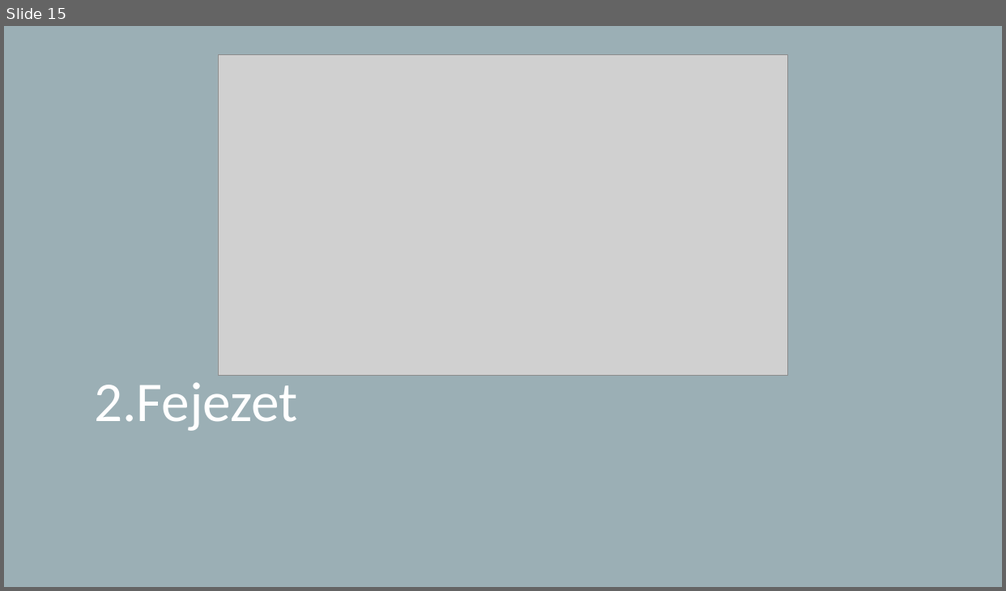
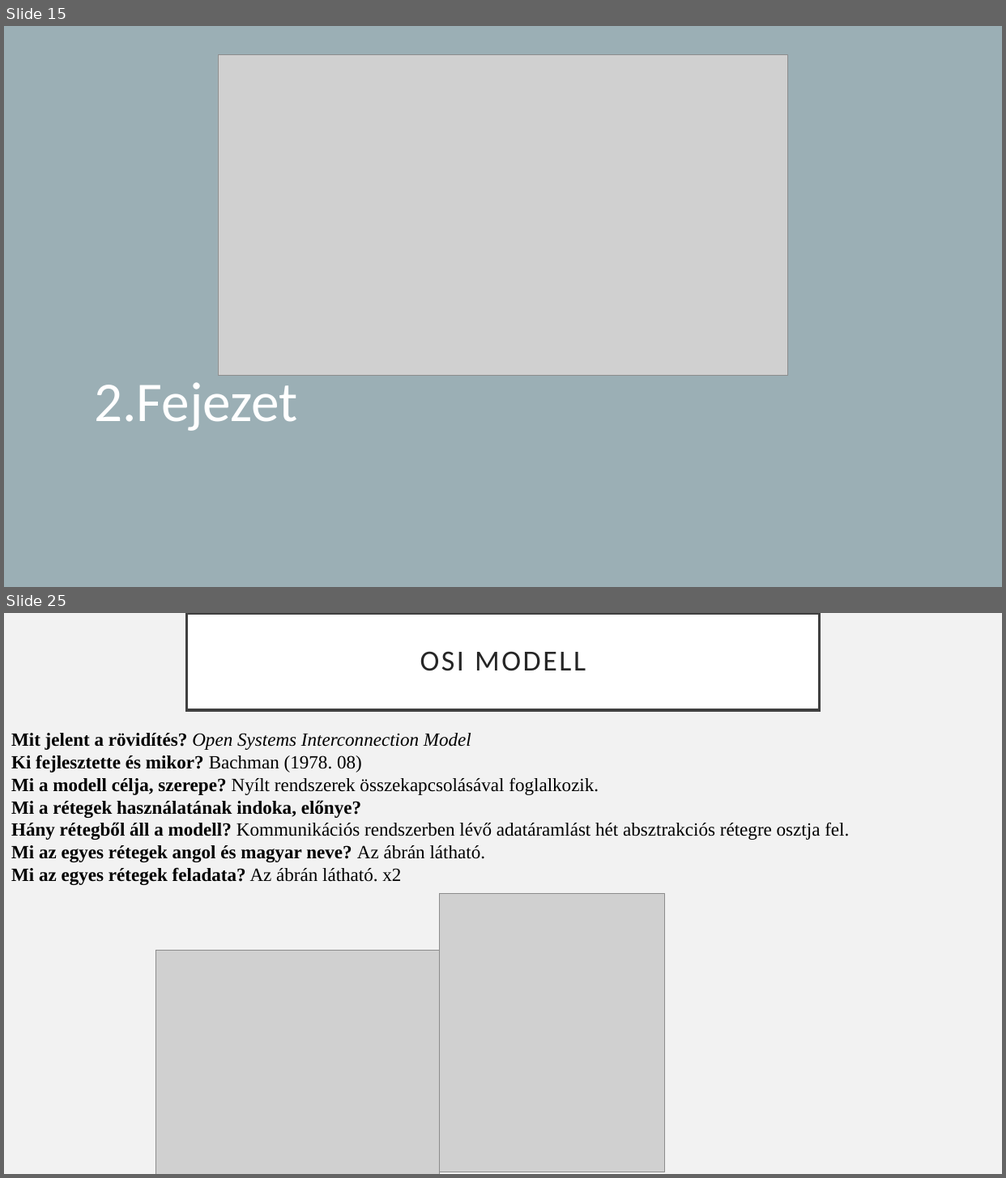
Before and after one commit to Feenc/sulishtml, a slide deck: cisco/cisco2.pptx. Shown one above the other, each under a label of ours: slide 15 before the commit, slides 15 and 25 after it; the slides between them are not shown. The pictures are 1006x591 and 1006x1178 pixels, drawn with LibreOffice and Linux fonts; fonts in the diff are those of the drawing; grey boxes stand for pictures. Boxes give left, top, right and bottom in pixels: in the first picture for what was removed or moved away, otherwise in the second. Text is boxed around its words. In the diff, an @@ line names an element or a change of style, - is before the commit and + after.

```diff
--- a/cisco/cisco2.pptx
+++ b/cisco/cisco2.pptx
@@ slide 25 added at [4,613,1002,1174], background #F2F2F2 @@
@@ title added at [187,613,819,710], fill #FFFFFF, outline #404040 2.5 pt, 28 pt, text #262626 @@
+OSI MODELL
@@ text added at [11,733,849,885], 18 pt, text #000000 @@
+Mit jelent a rövidítés? Open Systems Interconnection Model
+Ki fejlesztette és mikor? Bachman (1978. 08)
+Mi a modell célja, szerepe? Nyílt rendszerek összekapcsolásával foglalkozik.
+Mi a rétegek használatának indoka, előnye?
+Hány rétegből áll a modell? Kommunikációs rendszerben lévő adatáramlást hét absztrakciós rétegre osztja fel.
+Mi az egyes rétegek angol és magyar neve? Az ábrán látható.
+Mi az egyes rétegek feladata? Az ábrán látható. x2
@@ picture added at [440,894,665,1172] @@
@@ picture added at [156,951,440,1174] @@
```
Also in this commit, not shown: 5 slides changed, 5 other slides added.
